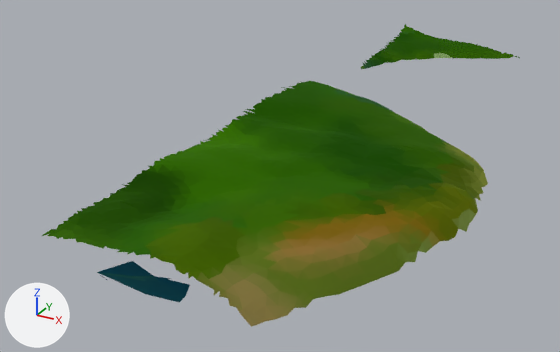
A saved change to the glTF model apps/megameal/public/terrain/levels/observatory-environment/chunk_3_2_LOD0.glb.
Both versions are drawn from a 50 mm lens placed at (146.9, -143.3, 37.6), pointed at (100.1, -58.4, -4.9). The lights are fixed; the arrows at lower left show +X, +Y and +Z. The first picture is the older version. Where no turn or scale is listed for an object, it has been applied to the vertices. Vertices at exactly the same position are counted once.

The first picture shows 'geometry_0'.
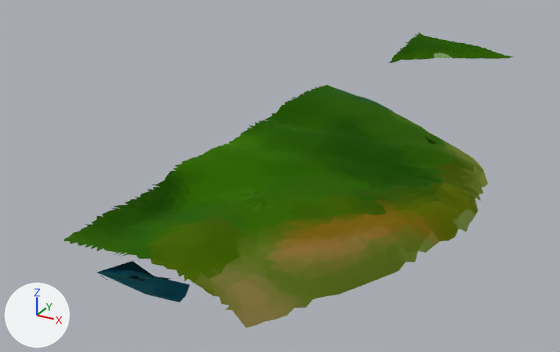
Where the change shows, as pixel boxes [x1, y1, x2, y2] in the pictures (560 x 352 px):
'geometry_0', reshaped
    before: [42, 24, 520, 327]
    after: [64, 32, 514, 328]
part 1 of me_geometry_0, cut back
    before: [42, 81, 326, 239]
    after: [64, 239, 251, 328]
part 2 of me_geometry_0, deleted
    before: [361, 24, 520, 69]

What changed in the scene script:
```text
Change me_geometry_0:
    used by ob_geometry_0; location = (0.0, 0.0, 0.0)
    remove me_geometry_0.from_pydata(...)  # 5463 vertices, 10396 faces; spans x 94.4..129.3, y -97.3..0.9, z -0.3..4.4
    add me_geometry_0.from_pydata(...)  # 4806 vertices, 9137 faces; spans x 97.6..129.3, y -97.8..0.4, z -0.3..4.0
    me_geometry_0 part 1: 493 vertices removed from x 94.4..98.2, y -97.2..-33.9, z -0.1..4.4; 28 vertices added at x 98.8..118.4, y -97.8..-97.1, z 0.2..4.0
    me_geometry_0 part 2: 192 vertices removed from x 95.1..118.2, y -21.1..0.9, z 0.0..3.8
```
